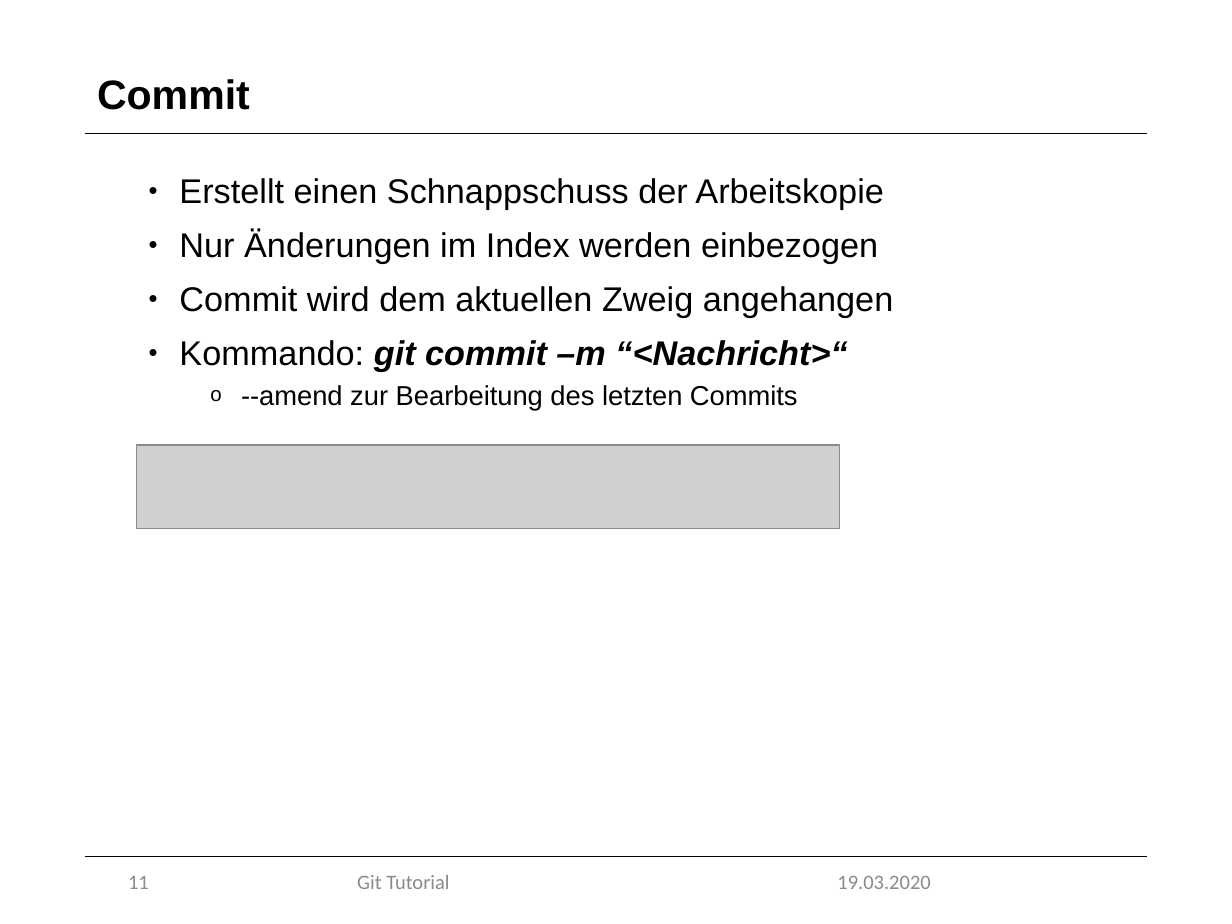
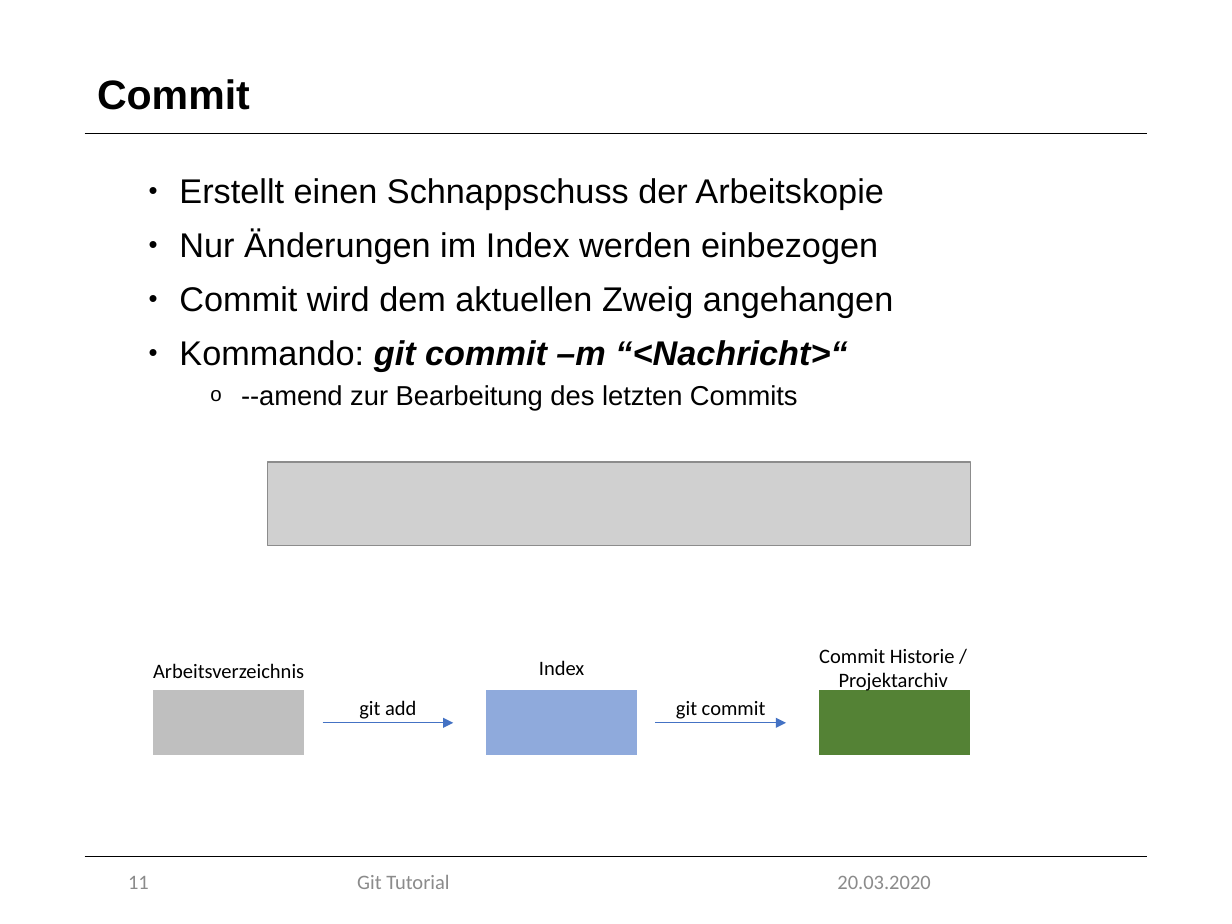
Before and after one commit to marcretzlaff/projektarbeit, a slide deck: slide 11 of Präsentation-90min/Präsentation-90min.pptx. Drawn at 1232x924 pixels with LibreOffice and Linux fonts; fonts in the diff are those of the drawing; grey boxes stand for pictures; background and template pictures are left out. Boxes give left, top, right and bottom in pixels: in the first picture for what was removed or moved away, otherwise in the second. Text is boxed around its words. In the diff, an @@ line names an element or a change of style, - is before the commit and + after.

```diff
--- a/Präsentation-90min/Präsentation-90min.pptx
+++ b/Präsentation-90min/Präsentation-90min.pptx
@@ picture: place and size @@
-picture at (137, 445, 840, 529)
+picture at (267, 462, 971, 546)
@@ text added at (819, 649, 955, 693), 12 pt, text #000000 @@
+Commit Historie /
+Projektarchiv
@@ text added at (153, 663, 304, 678), 12 pt, text #000000 @@
+Arbeitsverzeichnis
@@ text added at (539, 660, 584, 675), 12 pt, text #000000 @@
+Index
@@ rectangle added at (153, 690, 306, 756), fill #BFBFBF, outline #FFFFFF 1 pt @@
@@ text added at (359, 700, 416, 719), 12 pt, text #000000 @@
+git add
@@ rectangle added at (485, 690, 638, 756), fill #8FAADC, outline #FFFFFF 1 pt @@
@@ text added at (676, 701, 766, 719), 12 pt, text #000000 @@
+git commit
@@ rectangle added at (818, 690, 971, 756), fill #548235, outline #FFFFFF 1 pt @@
@@ arrow added from (323, 723) to (453, 723), #4472C4 0.5 pt @@
@@ arrow added from (655, 723) to (786, 723), #4472C4 0.5 pt @@
@@ text at (837, 876, 930, 889): text changed @@
-19.03.2020
+20.03.2020
```
Also in this commit, not shown: 32 other slides changed, 1 slide added, 1 slide removed, 4 other files.
